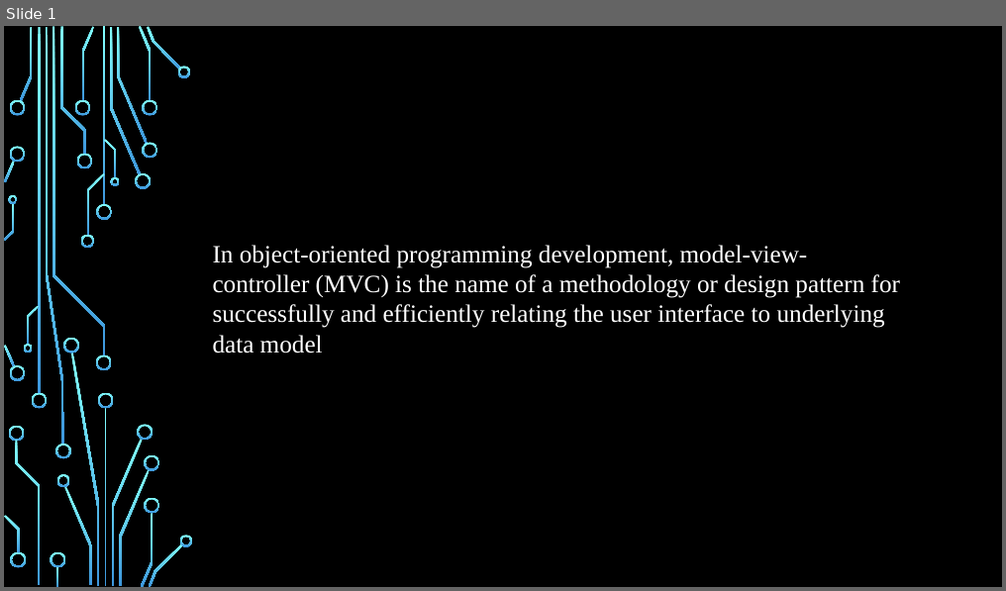
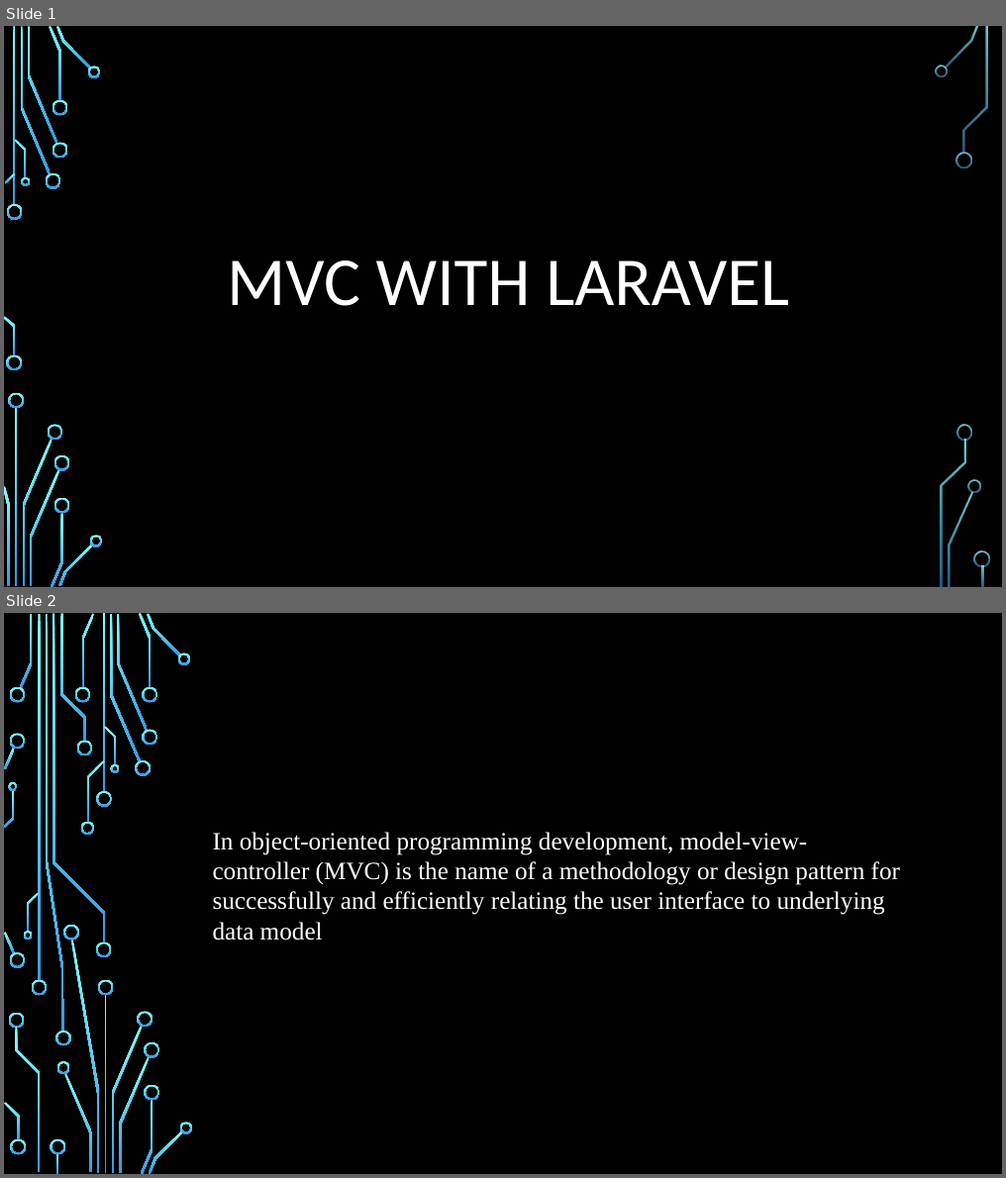
Before and after one commit to bugChanger/E-receipit_for_CSE404, a slide deck: MVC_video.pptx. Shown one above the other, each under a label of ours: slide 1 before the commit, slides 1 and 2 after it. The pictures are 1006x591 and 1006x1178 pixels, drawn with LibreOffice and Linux fonts; fonts in the diff are those of the drawing; background and template pictures are left out. Boxes give left, top, right and bottom in pixels: in the first picture for what was removed or moved away, otherwise in the second. Text is boxed around its words. In the diff, an @@ line names an element or a change of style, - is before the commit and + after.

Commit message:
mvc video presentration v1.2

```diff
--- a/MVC_video.pptx
+++ b/MVC_video.pptx
@@ slide 1 added at <box>4,26,1002,587</box>, background picture (left out) @@
@@ title added at <box>227,261,789,306</box>, 66 pt, text #FFFFFF @@
+MVC WITH LARAVEL
@@ group added at <box>4,26,990,587</box>: 33 freeform shapes, 3 rectangles @@
@@ what was slide 1 is now slide 2 @@
```
